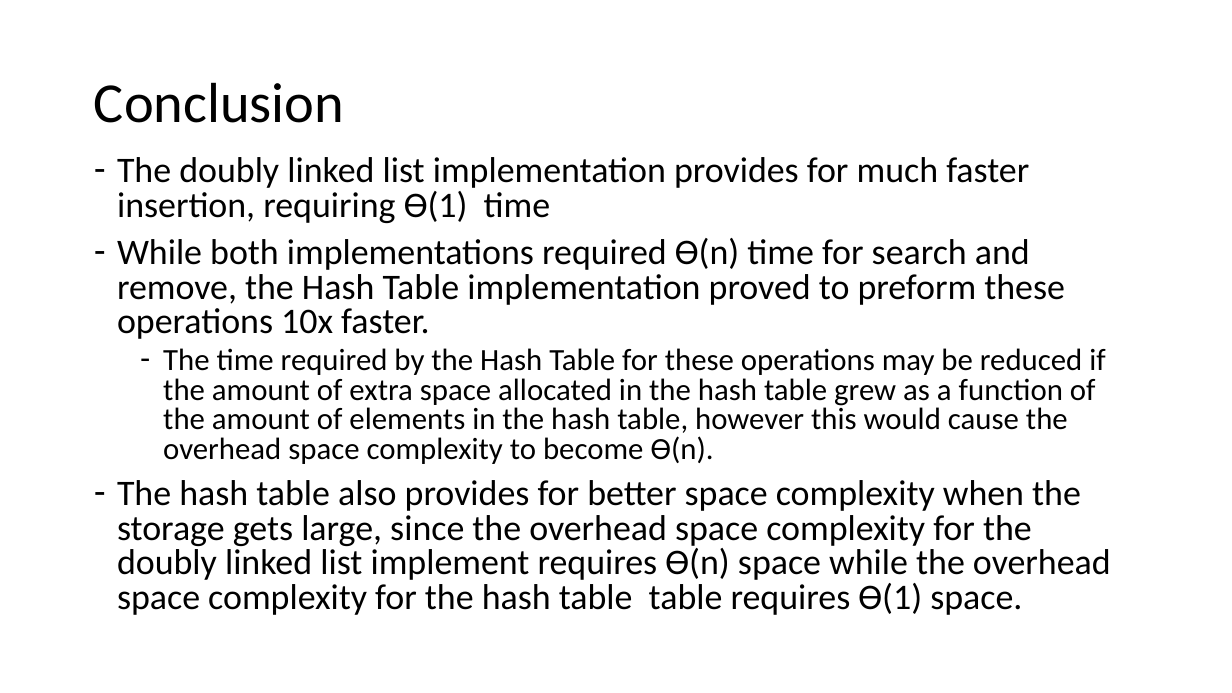
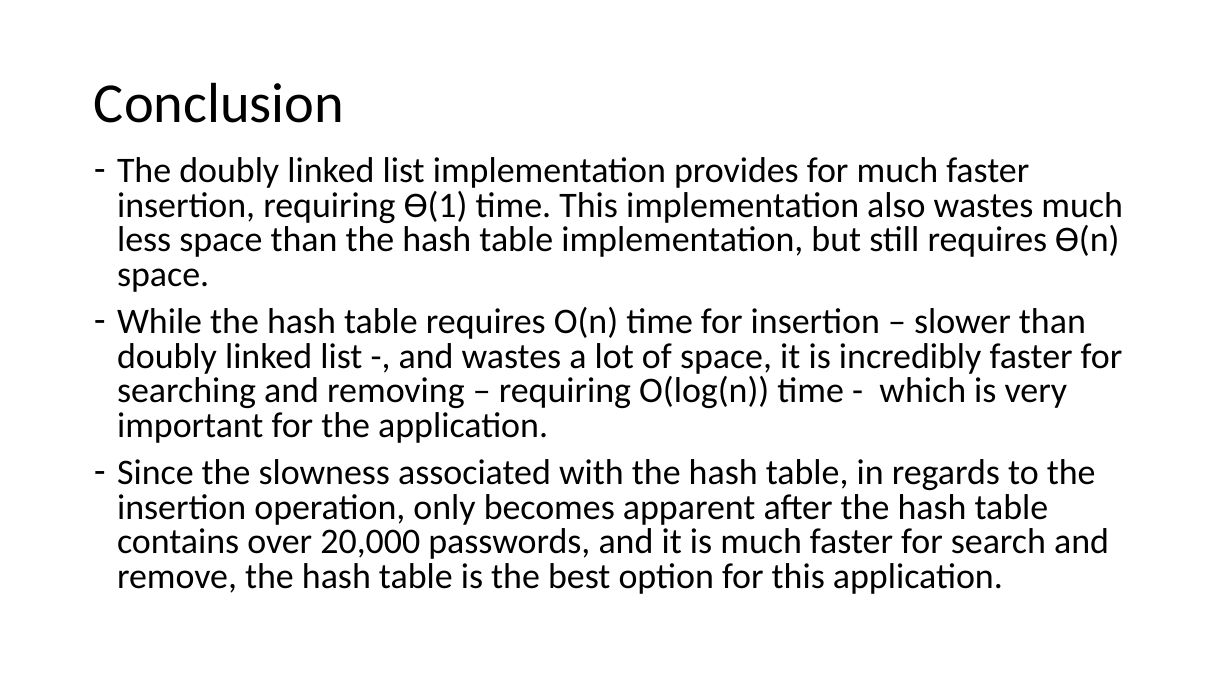
Before and after one commit to jpvail/PasswordVault, a slide deck: slide 16 of PreformanceAnalysis.pptx (slide 15 before the commit). Drawn at 1232x693 pixels with LibreOffice and Linux fonts; fonts in the diff are those of the drawing. Boxes give left, top, right and bottom in pixels: in the first picture for what was removed or moved away, otherwise in the second. Text is boxed around its words. In the diff, an @@ line names an element or a change of style, - is before the commit and + after.

```diff
--- a/PreformanceAnalysis.pptx
+++ b/PreformanceAnalysis.pptx
@@ text at (117, 157, 1123, 594): text changed @@
-– The doubly linked list implementation provides for much faster insertion, requiring Ѳ(1) time
-– While both implementations required Ѳ(n) time for search and remove, the Hash Table implementation proved to preform these operations 10x faster.
-  – The time required by the Hash Table for these operations may be reduced if the amount of extra space allocated in the hash table grew as a function of the amount of elements in the hash table, however this would cause the overhead space complexity to become Ѳ(n).
-– The hash table also provides for better space complexity when the storage gets large, since the overhead space complexity for the doubly linked list implement requires Ѳ(n) space while the overhead space complexity for the hash table table requires Ѳ(1) space.
+– The doubly linked list implementation provides for much faster insertion, requiring Ѳ(1) time. This implementation also wastes much less space than the hash table implementation, but still requires Ѳ(n) space.
+– While the hash table requires O(n) time for insertion – slower than doubly linked list -, and wastes a lot of space, it is incredibly faster for searching and removing – requiring O(log(n)) time - which is very important for the application.
+– Since the slowness associated with the hash table, in regards to the insertion operation, only becomes apparent after the hash table contains over 20,000 passwords, and it is much faster for search and remove, the hash table is the best option for this application.
```
Also in this commit, not shown: 8 other slides changed, 1 slide added, 14 other files.
